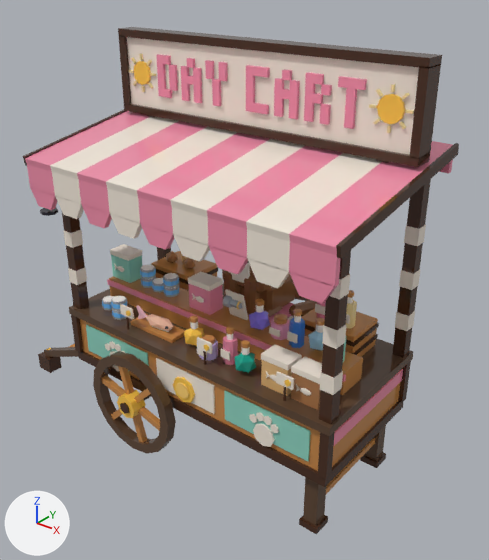
The glTF model assets/cat-cafe/exports/CatCafe_Town_DayCart.glb as it was, and as the next commit left it.
Both versions are drawn from a camera (50 mm lens) standing at (8.24, -8.64, 8.92) and looking at (1.04, 0.36, 3.35). Lighting does not change. The marker at lower left points along +X, +Y and +Z. The picture after the commit comes second. Vertices at exactly the same position are counted once.

In view in the first picture: 'CatCafe_Town_DayCart', 'CatCafe_Town_DayCart_Cat_Body' and 3 more.
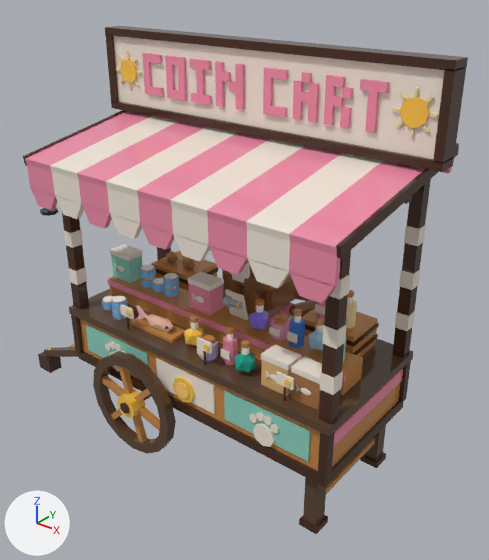
What differs and where, as boxes [x1, y1, x2, y2] in the pictures (489 x 560 px; the box of a moved part takes in the faces that stretch with it):
'CatCafe_Town_DayCart', reshaped
    before: [23, 27, 459, 534]
    after: [23, 26, 468, 534]
part 1 of me_catcafe_town_daycart, moved or reshaped
    before: [369, 104, 377, 108]
    after: [430, 113, 438, 117]
part 2 of me_catcafe_town_daycart, moved or reshaped (mostly hidden)
    before: [376, 159, 388, 163]
    after: [398, 164, 412, 204]
part 3 of me_catcafe_town_daycart, added (pink)
    after: [165, 55, 187, 101]
part 4 of me_catcafe_town_daycart, moved or reshaped
    before: [118, 27, 442, 167]
    after: [105, 26, 468, 172]

The change, as a diff of the scene's bpy script:
```diff
--- a/assets/cat-cafe/exports/CatCafe_Town_DayCart.glb.py
+++ b/assets/cat-cafe/exports/CatCafe_Town_DayCart.glb.py
@@ me_catcafe_town_daycart @@
 # used by ob_catcafe_town_daycart; location = (0.0, 0.0, 0.0)
-me_catcafe_town_daycart.from_pydata(...)  # 2986 vertices, 5072 faces; spans x -4.1..4.31, y -1.82..1.78, z 0.0..7.61
+me_catcafe_town_daycart.from_pydata(...)  # 3016 vertices, 5120 faces; spans x -4.1..4.54, y -1.82..1.78, z 0.0..7.61
+# me_catcafe_town_daycart part 1: the loose piece of 8 vertices spanning x 3.27..3.38, y 0.56..0.6, z 6.82..6.86 is moved by (0.97, 0.0, 0.0)
+# me_catcafe_town_daycart part 2: the loose piece of 8 vertices spanning x 3.43..3.62, y 0.63..0.82, z 5.44..6.09 is moved by (0.38, 0.0, 0.0)
+# me_catcafe_town_daycart part 3: a new loose piece of 24 vertices spanning x -0.95..-0.5, y 0.54..0.61, z 6.46..7.21, in mat_catcafe_palette
+# me_catcafe_town_daycart part 4: 203 vertices moved from x -2.16..4.16, y 0.53..0.92, z 6.07..7.61 to x -2.54..4.54, y 0.53..0.92, z 6.07..7.61; 157 vertices removed from x -1.89..3.89, y 0.54..0.61, z 6.46..7.21; 131 vertices added at x -2.35..4.26, y 0.54..0.61, z 6.46..7.21
+# other edits to the shape of me_catcafe_town_daycart do not show in these pictures
 me_catcafe_town_daycart.materials.append(mat_catcafe_palette)
```
